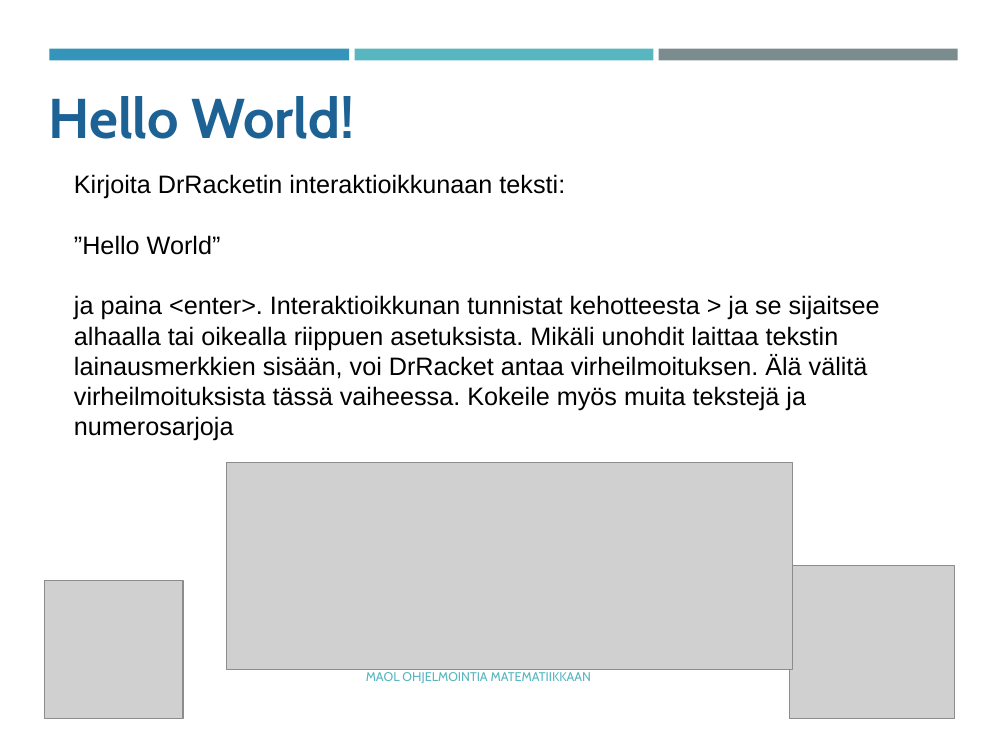
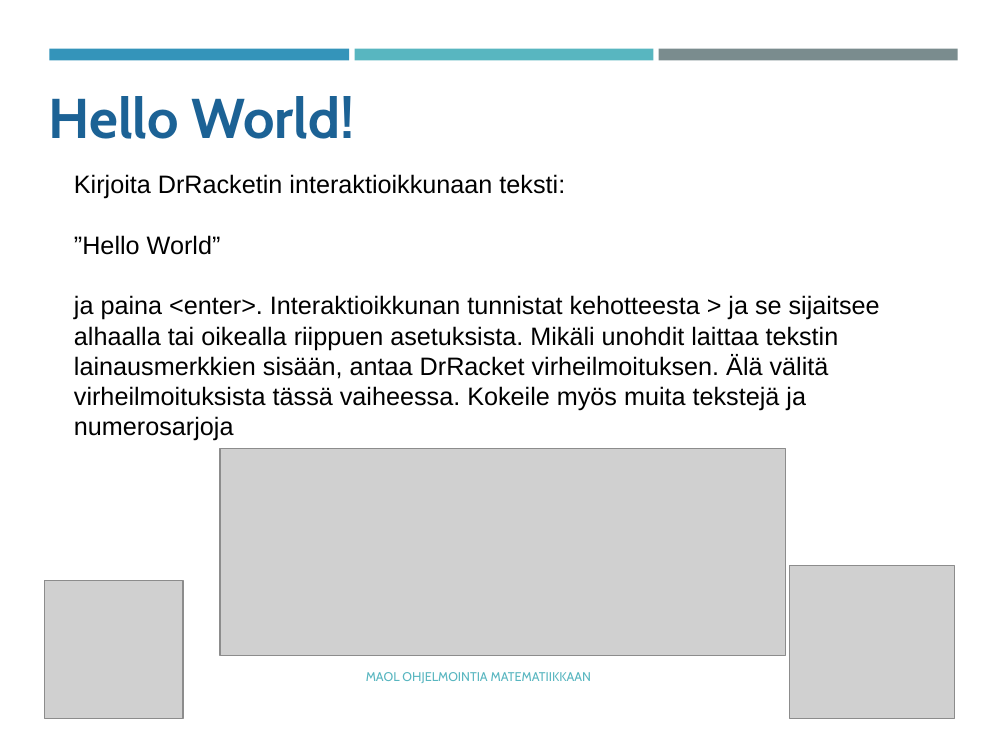
Before and after one commit to tyynetyyne/tyynetyyne.github.io, a slide deck: slide 6 of tehtavat/tiedostot/maol/power_point/Racket-MAOL-5-6-tutustuminen-ohjelmointiymparistoon.pptx. Drawn at 1008x756 pixels with LibreOffice and Linux fonts; fonts in the diff are those of the drawing; grey boxes stand for pictures. Boxes give left, top, right and bottom in pixels: in the first picture for what was removed or moved away, otherwise in the second. Text is boxed around its words. In the diff, an @@ line names an element or a change of style, - is before the commit and + after.

```diff
--- a/tehtavat/tiedostot/maol/power_point/Racket-MAOL-5-6-tutustuminen-ohjelmointiymparistoon.pptx
+++ b/tehtavat/tiedostot/maol/power_point/Racket-MAOL-5-6-tutustuminen-ohjelmointiymparistoon.pptx
@@ text at (74,295,880,441): text changed @@
-ja paina <enter>. Interaktioikkunan tunnistat kehotteesta > ja se sijaitsee alhaalla tai oikealla riippuen asetuksista. Mikäli unohdit laittaa tekstin lainausmerkkien sisään, voi DrRacket antaa virheilmoituksen. Älä välitä virheilmoituksista tässä vaiheessa. Kokeile myös muita tekstejä ja numerosarjoja
+ja paina <enter>. Interaktioikkunan tunnistat kehotteesta > ja se sijaitsee alhaalla tai oikealla riippuen asetuksista. Mikäli unohdit laittaa tekstin lainausmerkkien sisään, antaa DrRacket virheilmoituksen. Älä välitä virheilmoituksista tässä vaiheessa. Kokeile myös muita tekstejä ja numerosarjoja
@@ picture: place and size @@
-picture at (227,463,792,669)
+picture at (220,449,785,655)
```
Also in this commit, not shown: 18 other slides changed.
